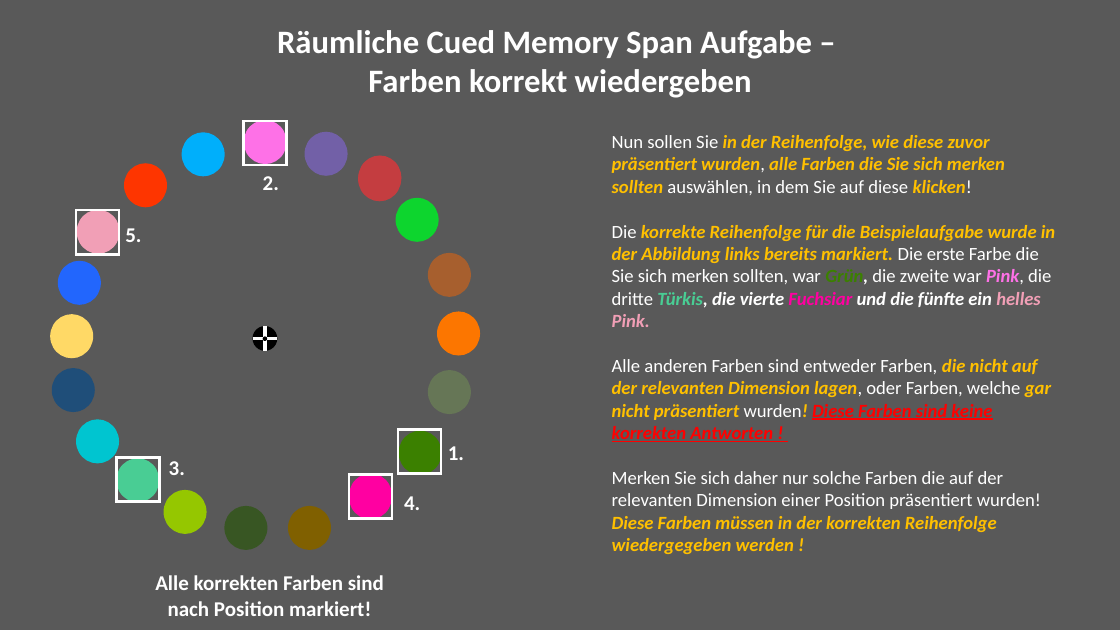
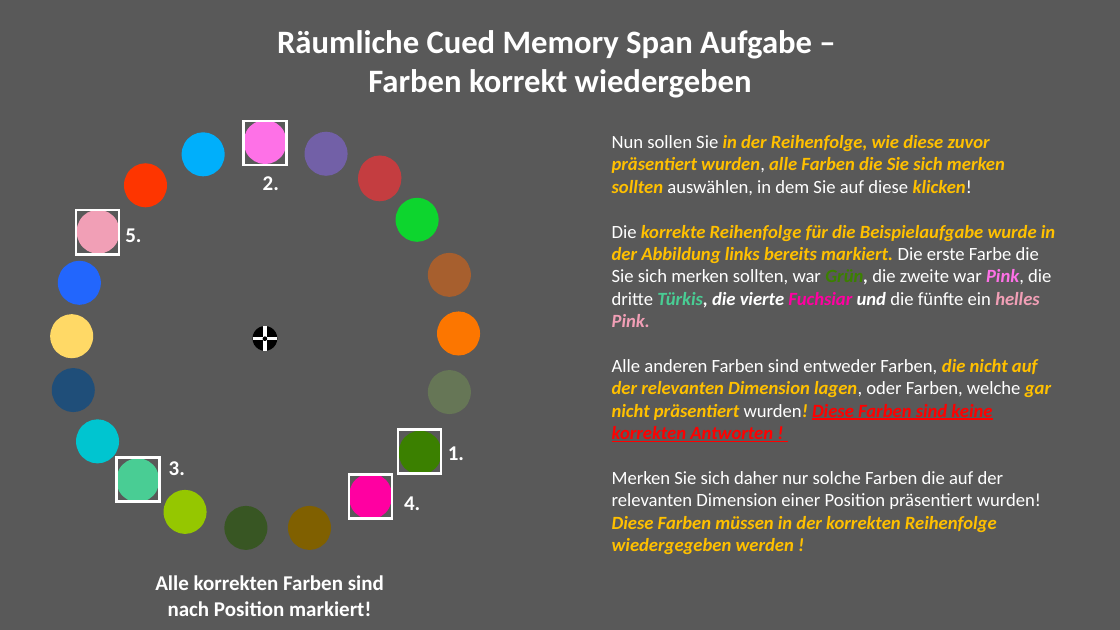
Before and after one commit to jgman86/neurocognitive-psychometrics, a slide deck: slide 10 of M3-ExpSpatial/Instructions/Instructions_spatial.pptx. Drawn at 1120x630 pixels with LibreOffice and Linux fonts; fonts in the diff are those of the drawing. Boxes give left, top, right and bottom in pixels: in the first picture for what was removed or moved away, otherwise in the second. Text is boxed around its words. In the diff, an @@ line names an element or a change of style, - is before the commit and + after.

```diff
--- a/M3-ExpSpatial/Instructions/Instructions_spatial.pptx
+++ b/M3-ExpSpatial/Instructions/Instructions_spatial.pptx
@@ text at (612, 225, 1055, 327): bold off, italic off in "die fünfte ein" @@
```
Also in this commit, not shown: 2 other slides changed, 24 other files.
